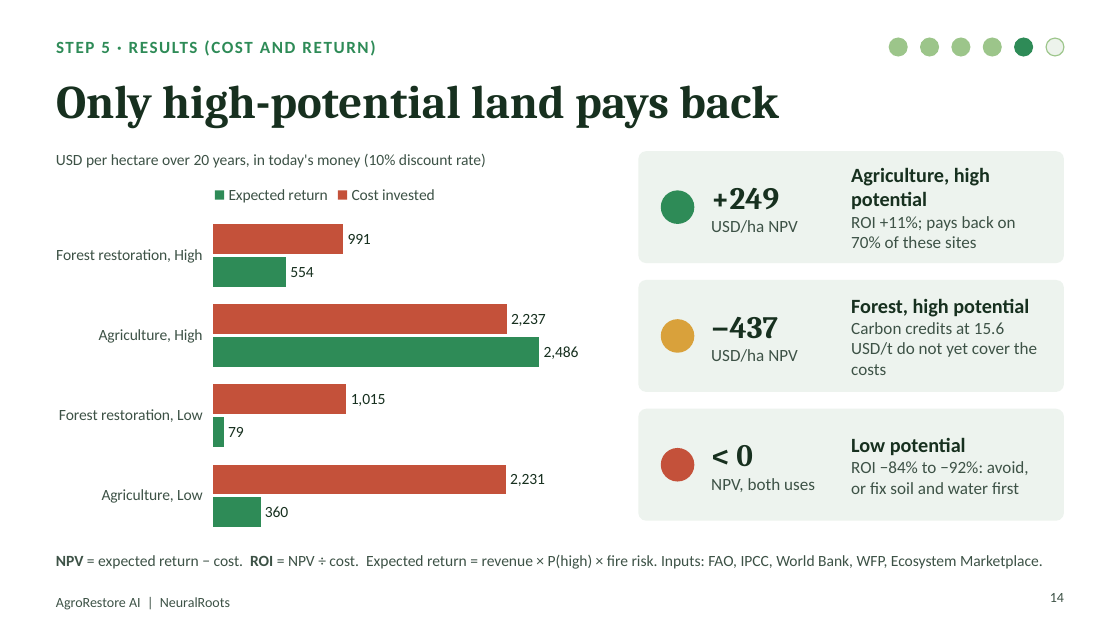
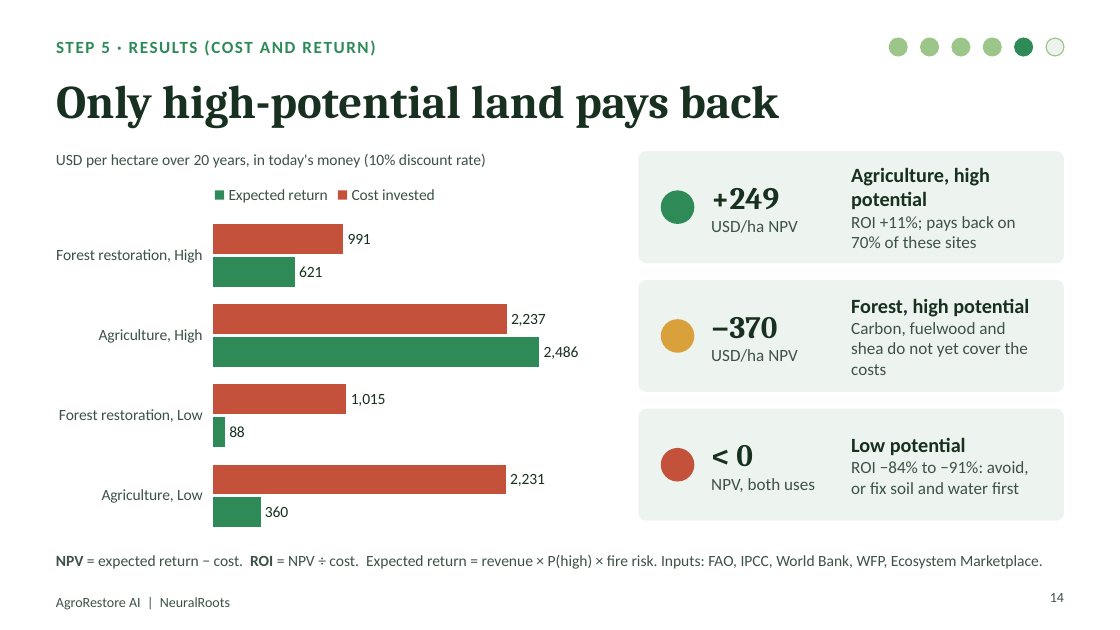
Before and after one commit to TypsonRS/ds-capstoneKSD, a slide deck: slide 14 of PROJECT_DATA_SCIENCE/presentation/AgroRestoreAI_DemoDay.pptx. Drawn at 1120x630 pixels with LibreOffice and Linux fonts; fonts in the diff are those of the drawing. Boxes give left, top, right and bottom in pixels: in the first picture for what was removed or moved away, otherwise in the second. Text is boxed around its words. In the diff, an @@ line names an element or a change of style, - is before the commit and + after.

```diff
--- a/PROJECT_DATA_SCIENCE/presentation/AgroRestoreAI_DemoDay.pptx
+++ b/PROJECT_DATA_SCIENCE/presentation/AgroRestoreAI_DemoDay.pptx
@@ bar chart at (45, 174, 605, 543) @@
@@ Expected return, Forest restoration, High: 554 to 621 @@
@@ Expected return, Forest restoration, Low: 79 to 88 @@
@@ text at (711, 317, 777, 339): text changed @@
-−437
+−370
@@ text at (851, 322, 1028, 375): text changed @@
-Carbon credits at 15.6 USD/t do not yet cover the costs
+Carbon, fuelwood and shea do not yet cover the costs
@@ text at (851, 461, 1029, 494): text changed @@
-ROI −84% to −92%: avoid, or fix soil and water first
+ROI −84% to −91%: avoid, or fix soil and water first
```
Also in this commit, not shown: 1 other slide changed, 1 other file.
